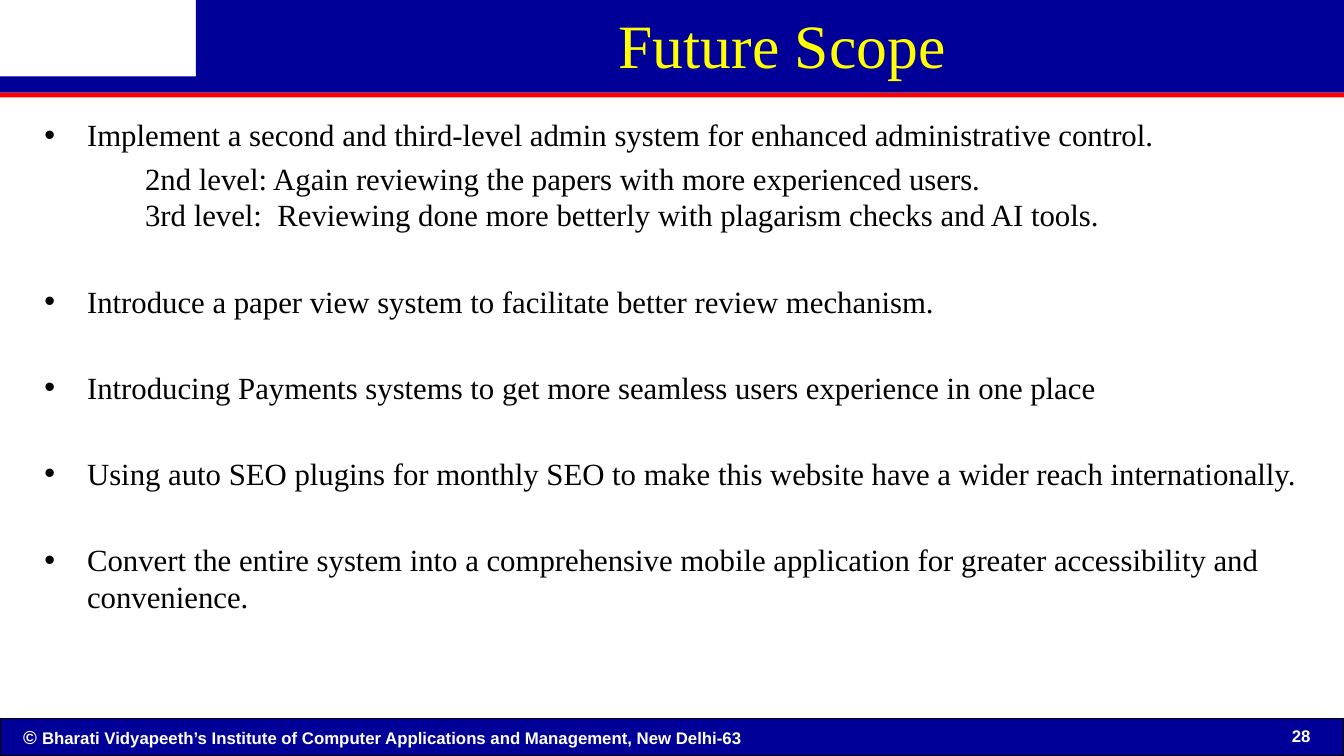
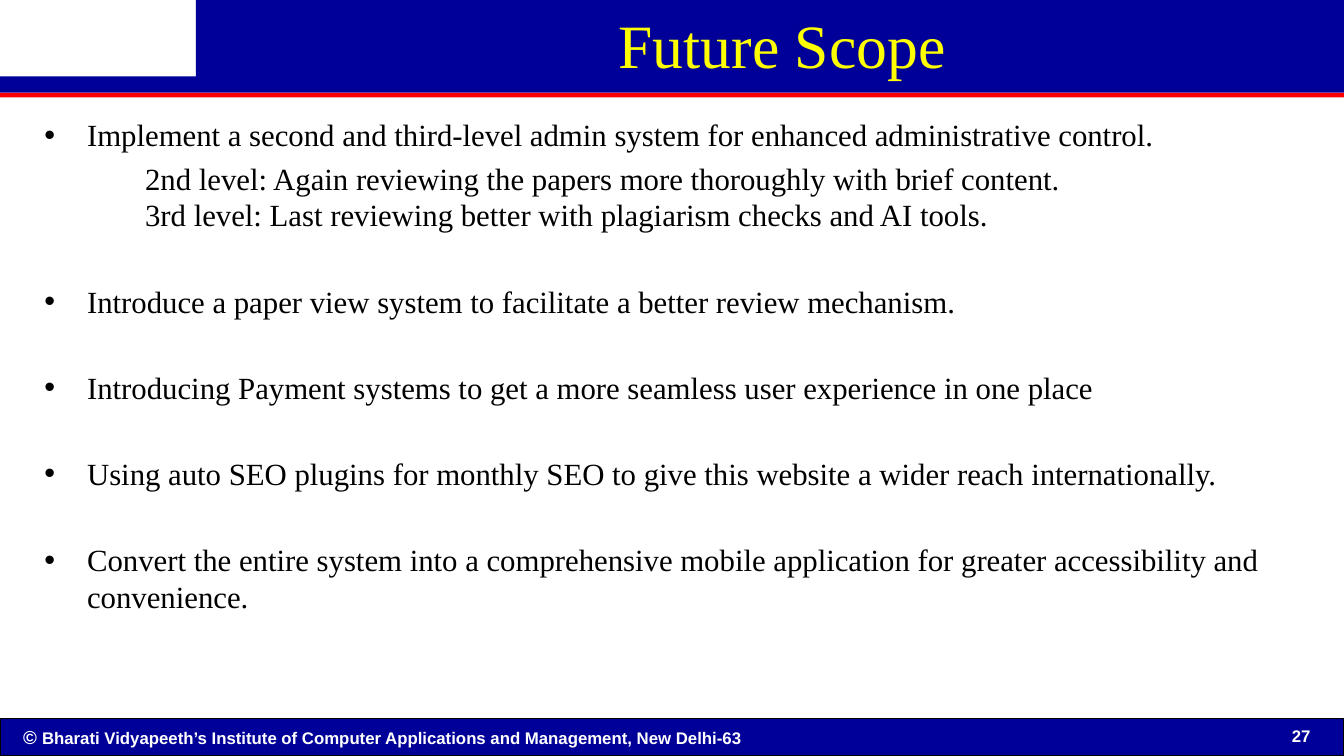
Before and after one commit to TMHORNET/indiacom-updates, a slide deck: slide 27 of indiacom.pptx (slide 28 before the commit). Drawn at 1344x756 pixels with LibreOffice and Linux fonts; fonts in the diff are those of the drawing; background and template pictures are left out. Boxes give left, top, right and bottom in pixels: in the first picture for what was removed or moved away, otherwise in the second. Text is boxed around its words. In the diff, an @@ line names an element or a change of style, - is before the commit and + after.

```diff
--- a/indiacom.pptx
+++ b/indiacom.pptx
@@ text at [87,168,1216,491]: text changed @@
-2nd level: Again reviewing the papers with more experienced users.
-3rd level: Reviewing done more betterly with plagarism checks and AI tools.
-• Introduce a paper view system to facilitate better review mechanism.
-• Introducing Payments systems to get more seamless users experience in one place
-• Using auto SEO plugins for monthly SEO to make this website have a wider reach internationally.
+2nd level: Again reviewing the papers more thoroughly with brief content.
+3rd level: Last reviewing better with plagiarism checks and AI tools.
+• Introduce a paper view system to facilitate a better review mechanism.
+• Introducing Payment systems to get a more seamless user experience in one place
+• Using auto SEO plugins for monthly SEO to give this website a wider reach internationally.
@@ page number at [1292,730,1311,742]: text changed @@
-28
+27
```
Also in this commit, not shown: 8 other slides changed, 1 slide added, 2 slides removed, 3 other files.
